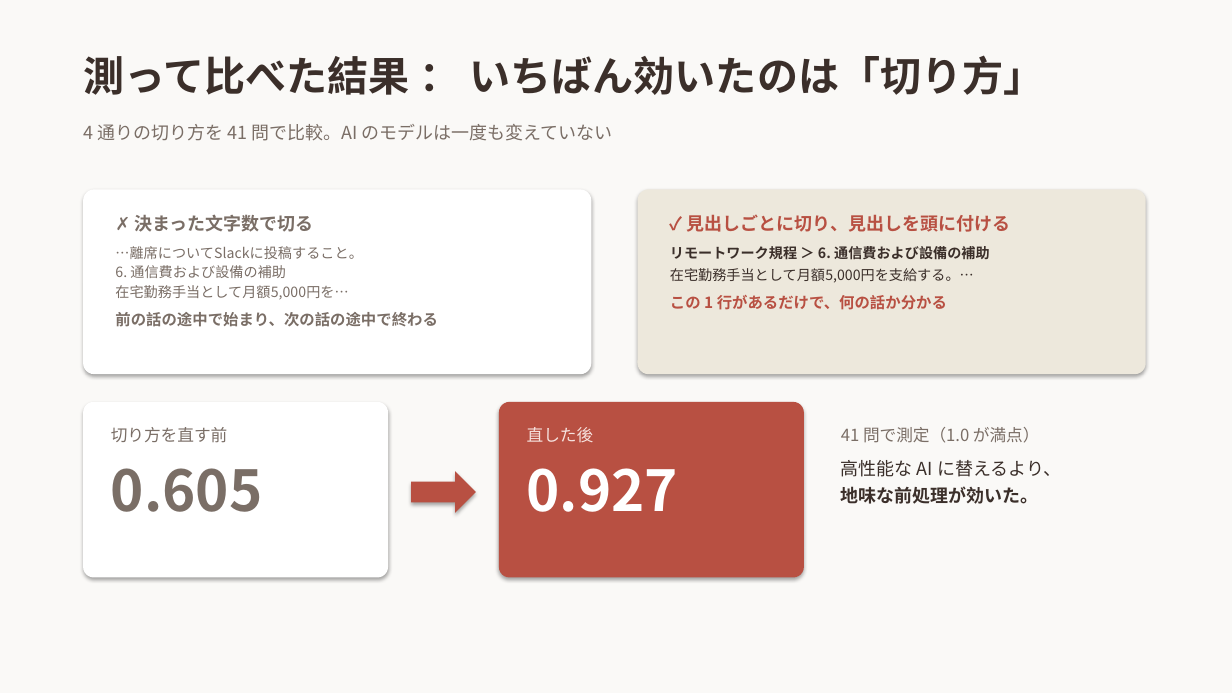
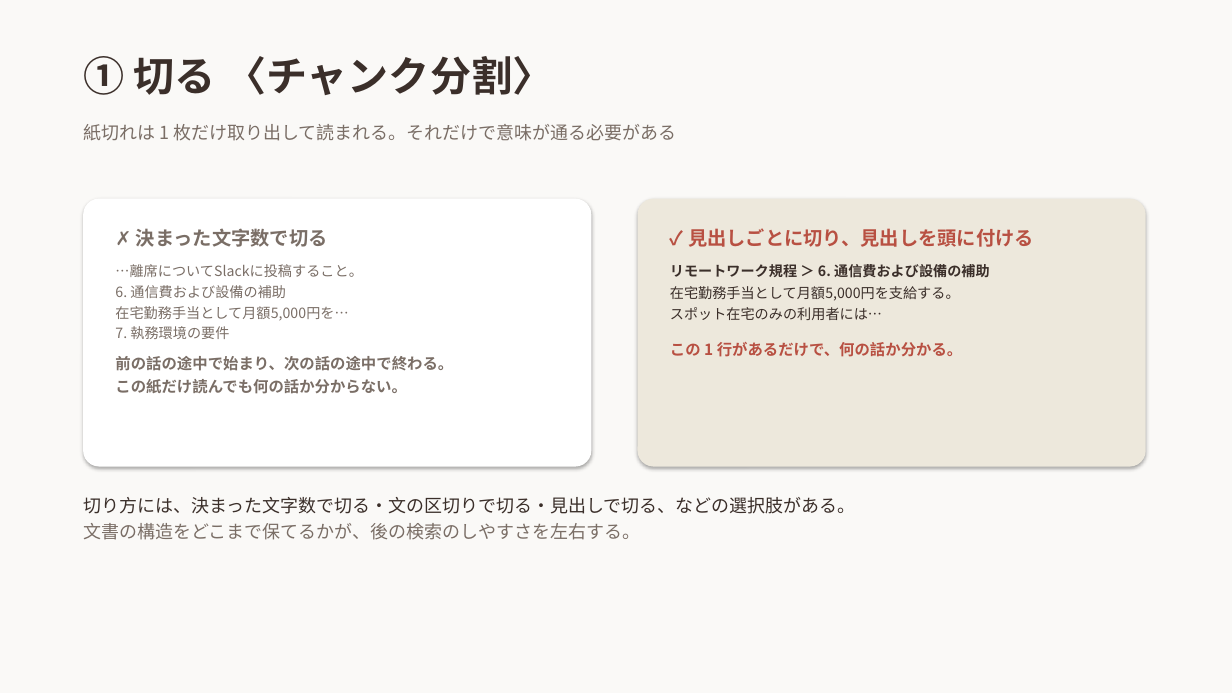
Before and after one commit to 20061111adg-debug/rag-workshop, a slide deck: slide 7 of docs/RAGとは.pptx (slide 4 before the commit). Drawn at 1232x693 pixels with LibreOffice and Linux fonts; fonts in the diff are those of the drawing. Boxes give left, top, right and bottom in pixels: in the first picture for what was removed or moved away, otherwise in the second. Text is boxed around its words. In the diff, an @@ line names an element or a change of style, - is before the commit and + after.

Commit message:
スライドを RAG の説明だけに再構成し、HTML版を削除する
「RAGとは何か」という題に対して、中身の半分が本プロジェクトの検証結果になっていた。
題と内容が合っていないため、説明だけに絞って組み直した。

本編12枚 ＋ 付録4枚。
名前の分解から始め、なぜ必要か、ファインチューニングとの違い、
AIは検索していない、技術要素6つ、①〜⑥の各工程、まとめ、という順序。
埋め込みの深掘り3枚は付録に回した。

まとめは「社内に入れるなら」という説明していない話になっていたため、
話した内容を振り返る形に作り直した。

HTML版は削除した。pptx と同じ内容を手で二重管理する必要があり、
実際に一度、片方だけ修正して食い違う事故が起きたため。
GitHub 上では HTML が表示されないので共有用としても機能しない。

```diff
--- a/docs/RAGとは.pptx
+++ b/docs/RAGとは.pptx
@@ text at [83,56,553,95]: text changed @@
-測って比べた結果 ： いちばん効いたのは「切り方」
+① 切る 〈チャンク分割〉
@@ text at [83,124,676,141]: text changed @@
-4 通りの切り方を 41 問で比較。AI のモデルは一度も変えていない
+紙切れは 1 枚だけ取り出して読まれる。それだけで意味が通る必要がある
@@ rounded rectangle: place and size @@
-rounded rectangle at [83,189,592,374]
+rounded rectangle at [83,199,592,467]
@@ rounded rectangle: place and size @@
-rounded rectangle at [638,189,1146,374]
+rounded rectangle at [638,199,1146,467]
@@ text at [115,228,362,321]: size 14 to 15 pt in "✗ 決まった文字数で切る"; more space between paragraphs; less space between paragraphs @@
@@ text "✗ 決まった文字数で切る": place and size @@
-text "✗ 決まった文字数で切る" at [115,214,437,327]
+text "✗ 決まった文字数で切る" at [115,228,453,394]
@@ text "✓ 見出しごとに切り、見出しを頭に付ける": place and size @@
-text "✓ 見出しごとに切り、見出しを頭に付ける" at [670,215,1010,310]
+text "✓ 見出しごとに切り、見出しを頭に付ける" at [670,228,1034,357]
@@ text at [688,228,1034,247]: size 14 to 15 pt in "✓ 見出しごとに切り、見出しを頭に付ける"; more space between paragraphs @@
@@ text at [670,286,963,357]: text changed @@
-在宅勤務手当として月額5,000円を支給する。…
-この 1 行があるだけで、何の話か分かる
+在宅勤務手当として月額5,000円を支給する。
+スポット在宅のみの利用者には…
+この 1 行があるだけで、何の話か分かる。
@@ text at [115,326,453,394]: text changed @@
-前の話の途中で始まり、次の話の途中で終わる
+7. 執務環境の要件
+前の話の途中で始まり、次の話の途中で終わる。
+この紙だけ読んでも何の話か分からない。
@@ rounded rectangle removed at [83,402,388,578] @@
@@ rounded rectangle removed at [499,402,804,578] @@
@@ text removed at [111,427,263,512] @@
-切り方を直す前
-0.605
@@ text removed at [527,427,679,512] @@
-直した後
-0.927
@@ text removed at [841,427,1061,504] @@
-41 問で測定（1.0 が満点）
-高性能な AI に替えるより、
-地味な前処理が効いた。
@@ right arrow removed at [411,471,476,513] @@
@@ text added at [83,497,856,540], 14 pt, text #3B2F2A @@
+切り方には、決まった文字数で切る・文の区切りで切る・見出しで切る、などの選択肢がある。
+文書の構造をどこまで保てるかが、後の検索のしやすさを左右する。
```
Also in this commit, not shown: 4 other slides changed, 11 slides added, 5 slides removed, 1 other file.
